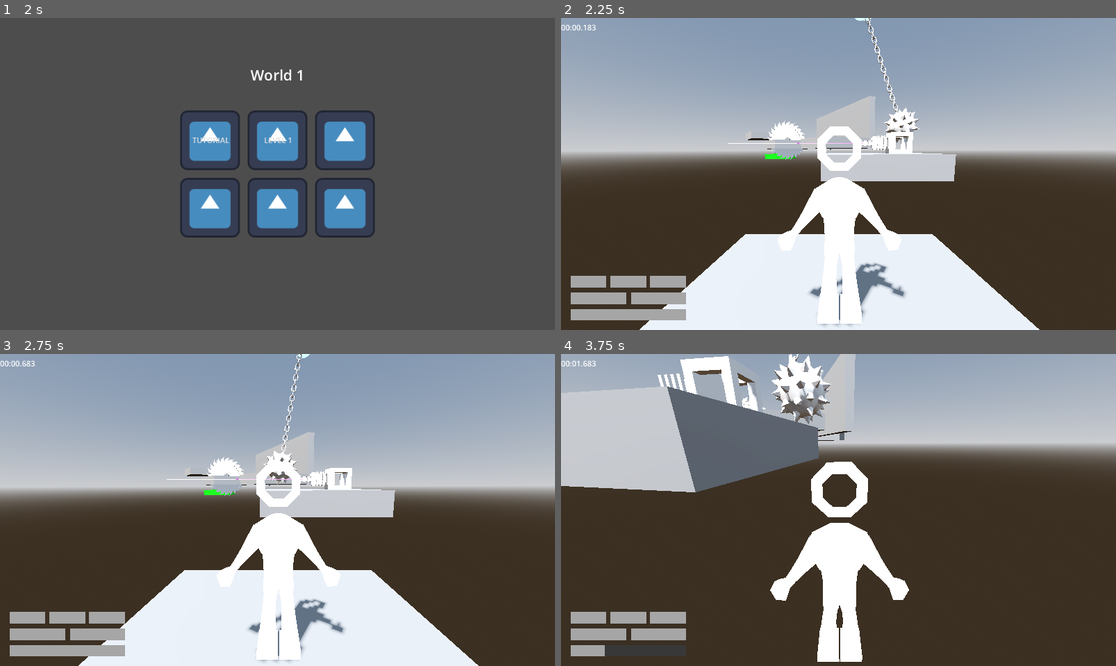
Above: before the commit, frames 1-4 (two rows, left to right).
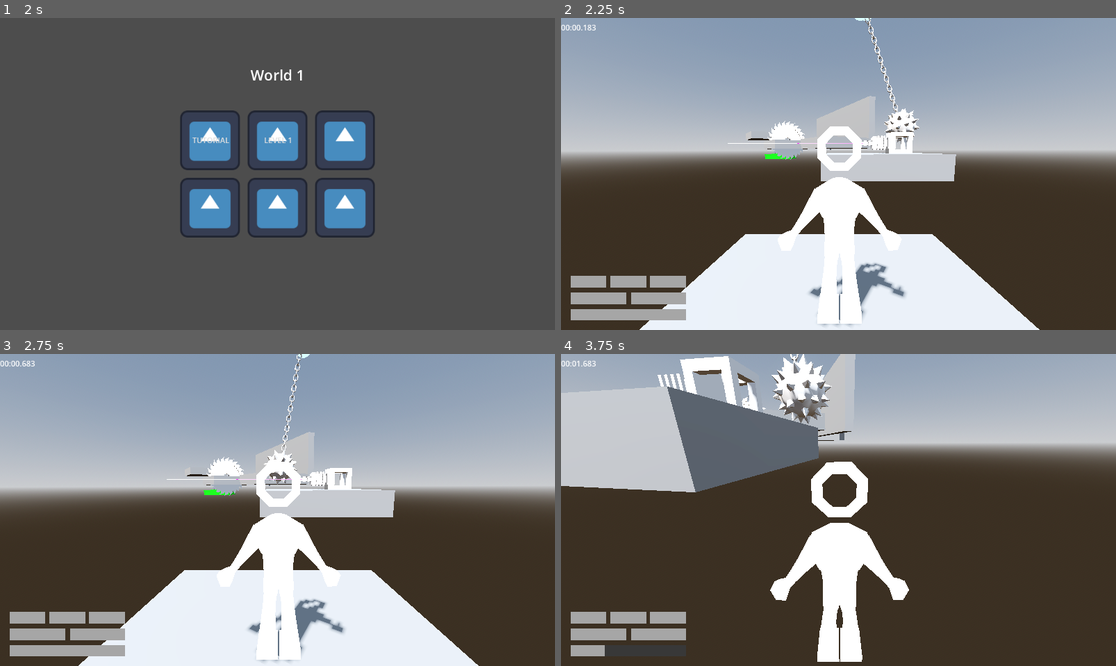
Above: after the commit, the same moments.

Repository: jpvds1/DDJD
Game: Godot game, scene res://scenes/game_controller.tscn
Same seed, same stepped clock (60 frames per second), same inputs: the game is played once before the commit and once after it. The engine's default icon, where the game draws it, is replaced by a stand-in: a white triangle on a blue panel in a dark square.
Inputs (mouse positions are in pixels of both pictures, inside the frame that each line leads up to):
- Up to frame 1 (2 s): click "Continue as Guest" at 0.5 s; click "Play" at 1.25 s
- Up to frame 2 (2.25 s): click "LEVEL 1" at 2 s
- Up to frame 3 (2.75 s): no input
- Up to frame 4 (3.75 s): move the mouse to (866, 510) at 2.77 s; hold W (move_forwards) from 2.78 s (still down); tap Q (dash) at 2.85 s; tap Space (jump) at 3.02 s; move the mouse to (810, 510) at 3.52 s; tap Shift (sprint) at 3.6 s

Frame 1 is identical in both runs. In frame 2, 0.1% of the frame differs, in the area x 58-65%, y 28-41%; in frame 3, less than 0.1%; in frame 4, 0.9%, in the area x 37-49%, y 0-23%.

Commit message:
feat(wrecking ball): rotate spike ball

Diff:
--- a/platformer-game/scripts/traps/wrecking_ball.gd
+++ b/platformer-game/scripts/traps/wrecking_ball.gd
@@ -1,11 +1,13 @@
 extends Node3D
 
 @export var max_angle: float = 30.0
+@export var spins_per_second: float = 2
 @export var swing: float = 0:
 	set(value):
 		if value >= -1 && value <= 1:
 			swing = value
 
+@onready var spike_ball: MeshInstance3D = $Visuals/Icosphere
 
 # Called when the node enters the scene tree for the first time.
 func _ready() -> void:
@@ -14,4 +16,8 @@
 
 # Called every frame. 'delta' is the elapsed time since the previous frame.
 func _process(delta: float) -> void:
+	# swing the wrecking ball around its pivot
 	rotation_degrees.z = swing * max_angle
+
+	# spin the spike ball
+	spike_ball.rotate_y(spins_per_second * delta)
